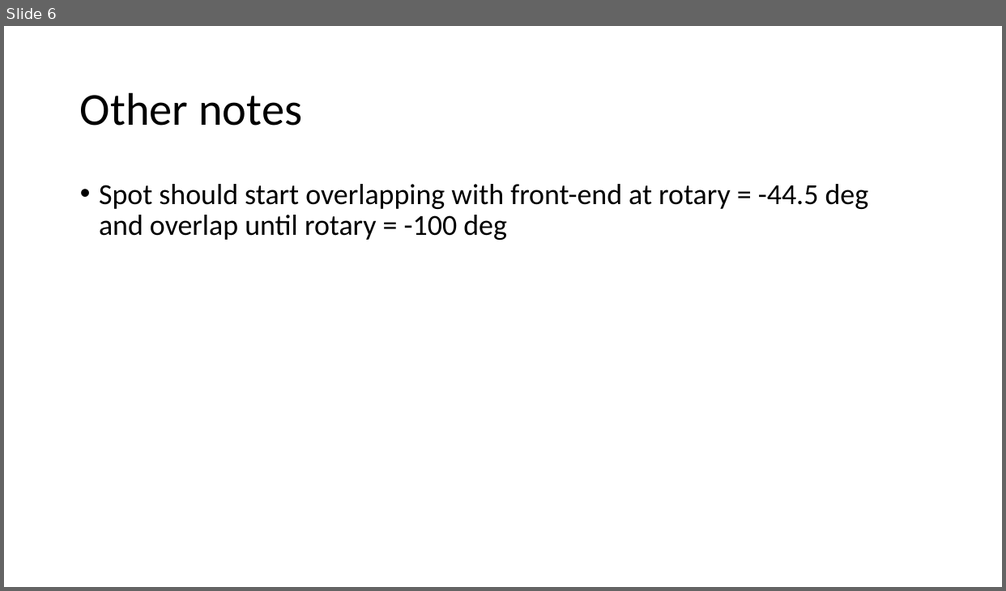
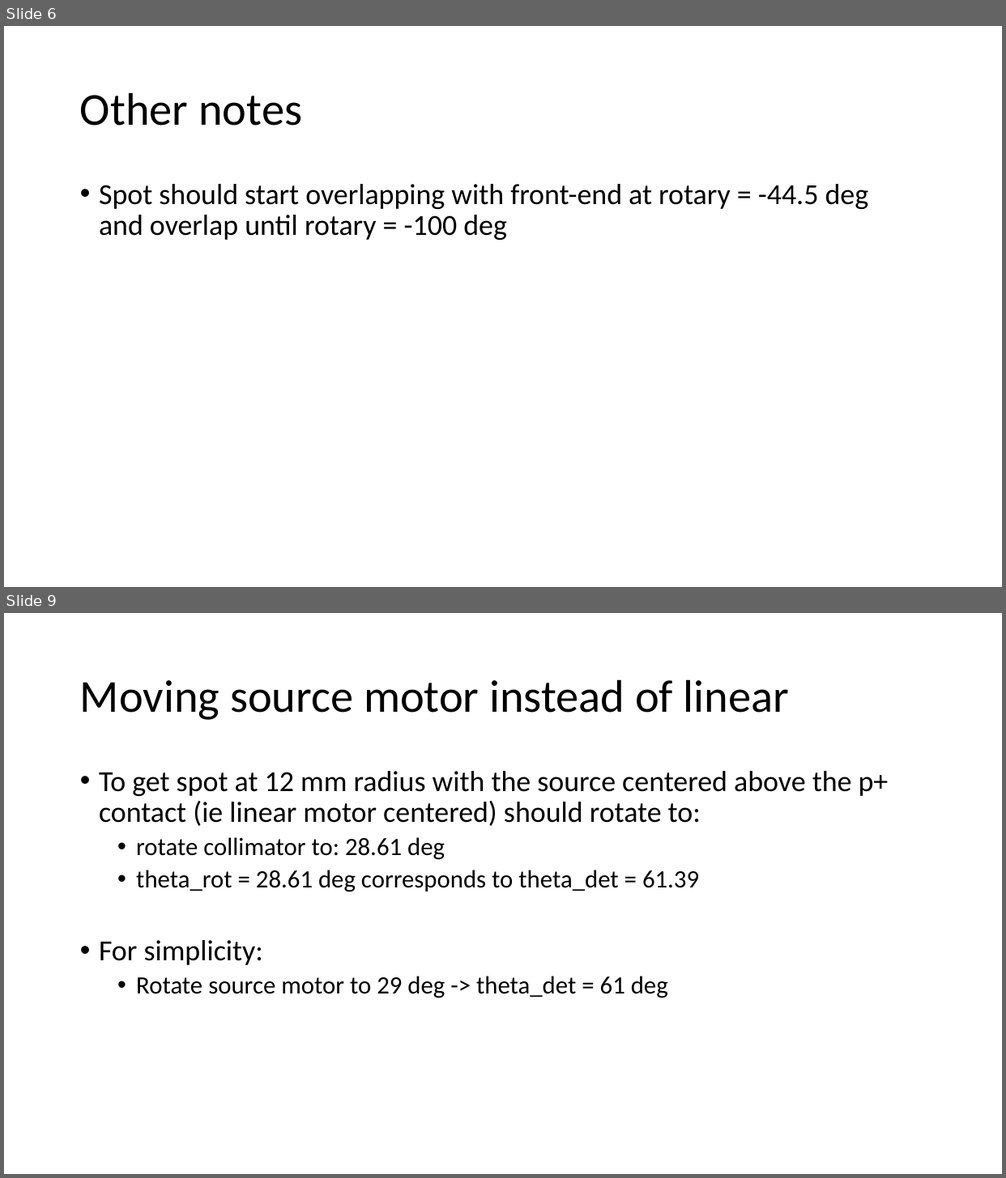
Before and after one commit to legend-exp/CAGE, a slide deck: drawings/rotaryCentering.pptx. Shown one above the other, each under a label of ours: slide 6 before the commit, slides 6 and 9 after it; the slides between them are not shown. The pictures are 1006x591 and 1006x1178 pixels, drawn with LibreOffice and Linux fonts; fonts in the diff are those of the drawing. Boxes give left, top, right and bottom in pixels: in the first picture for what was removed or moved away, otherwise in the second. Text is boxed around its words. In the diff, an @@ line names an element or a change of style, - is before the commit and + after.

Commit message:
added results from rotary centering scan with source centered above p+ contact and rotated to about 60 deg

```diff
--- a/drawings/rotaryCentering.pptx
+++ b/drawings/rotaryCentering.pptx
@@ slide 9 added at <box>4,613,1002,1174</box>, background #FFFFFF @@
@@ title added at <box>80,679,789,720</box>, 44 pt, text #000000 @@
+Moving source motor instead of linear
@@ text added at <box>99,771,889,999</box>, 24 pt, text #000000 @@
+• To get spot at 12 mm radius with the source centered above the p+ contact (ie linear motor centered) should rotate to:
+  • rotate collimator to: 28.61 deg
+  • theta_rot = 28.61 deg corresponds to theta_det = 61.39
+• For simplicity:
+  • Rotate source motor to 29 deg -> theta_det = 61 deg
```
Also in this commit, not shown: 2 other slides added, 3 other files.
